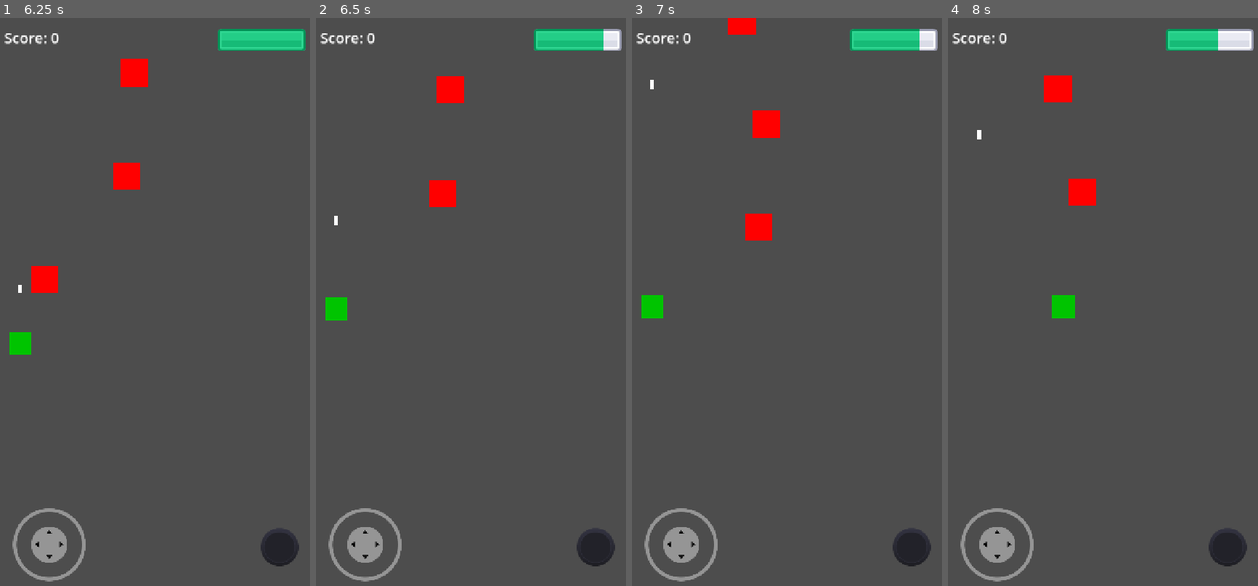
Above: before the commit, frames 1-4 (left to right).
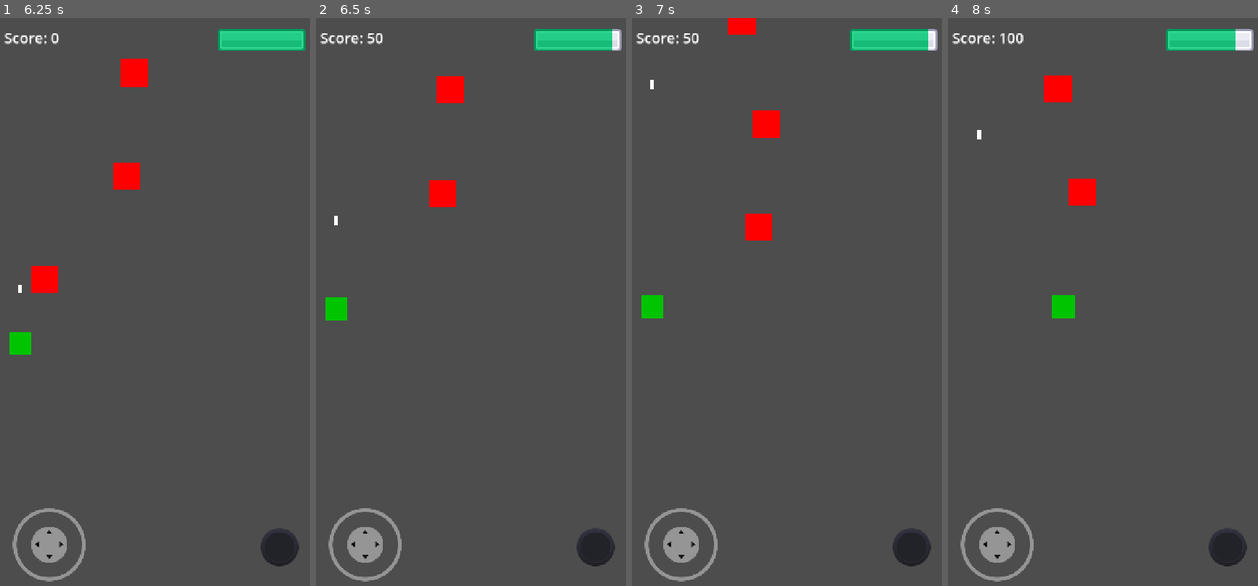
Above: after the commit, the same moments.

Repository: Crystopher/sky_fighters_1945
Game: Godot game, scene res://menu_principale.tscn
The game is run twice, just before and just after one commit, with the same random seed, the same clock (stepped at 60 frames per second) and the same inputs.
Inputs (mouse positions are in pixels of both pictures, inside the frame that each line leads up to):
- Up to frame 1 (6.25 s): click "New Game" at 0.5 s; tap Enter at 1.25 s; move the mouse to (142, 426) at 1.27 s; hold Up (ui_up) 1.28-2 s; tap Space (sparo) every 1.5 s from 1.35 to 5.85 s; click (142, 426) at 1.42 s; drag from (257, 398) to (117, 307) at 2.02 s; move the mouse to (58, 222) at 2.77 s; hold Left (ui_left) 2.78-3.5 s; drag from (173, 307) to (43, 91) at 3.52 s; move the mouse to (108, 165) at 4.27 s; hold Down (ui_down) 4.28-5 s; drag from (229, 279) to (127, 91) at 5.02 s; move the mouse to (93, 336) at 5.77 s; hold Up (ui_up) from 5.78 s (still down); click (93, 336) at 5.92 s
- Up to frame 2 (6.5 s): keep holding Up (ui_up)
- Up to frame 3 (7 s): release Up (ui_up) at 6.5 s; drag from (824, 182) to (650, 222) at 6.52 s
- Up to frame 4 (8 s): move the mouse to (1090, 426) at 7.27 s; hold Right (ui_right) from 7.28 s (still down); tap Space (sparo) at 7.35 s

Frame 1 is identical in both runs. In frame 2, 0.2% of the frame differs, in the area x 16-96%, y 1-6%; in frame 3, 0.2%; in frame 4, 0.3%, in the area x 16-93%, y 1-6%.

Commit message:
added more features

Diff:
--- a/GameManager.gd
+++ b/GameManager.gd
@@ -6,12 +6,6 @@
 
 var current_level = 1
 var current_wave = 0
-
-const LEVEL_1_1 = [
-	{"type": "base", "number": 5, "wait": 1.5},
-	{"type": "enemy_spitfire", "number": 3, "wait": 2.0},
-	{"type": "enemy_strafer", "number": 3, "wait": 1.0},
-]
 
 func reset_level():
 	punteggio_attuale = 0
--- a/assets/characters/player.gd
+++ b/assets/characters/player.gd
@@ -9,6 +9,7 @@
 
 # Aggiungiamo i suoni come nodi pronti all'uso
 @onready var suono_morte = $SuonoMorte
+@onready var suono_colpo = $SuonoColpo
 @onready var collision_shape = $CollisionShape2D
 
 var joystick_node = null
@@ -46,11 +47,12 @@
 
 # Aggiungi questa nuova funzione in giocatore.gd
 func energy_down(number):
-	print("Salute PRIMA del colpo: ", current_energy) # Messaggio di debug
 	current_energy -= number
 
 	# Emettiamo il segnale per aggiornare la UI
 	energy_updated.emit(current_energy, energy_max)
+
+	suono_colpo.play()
 
 	if current_energy <= 0:
 		morire() # Chiamiamo la funzione di morte solo quando la salute è finita
@@ -82,11 +84,11 @@
 
 func _on_area_entered(area: Area2D) -> void:
 	if area.is_in_group("nemici"):
-		# Se un nemico ci tocca, subiamo un danno maggiore
-		energy_down(2)
+		# Se un nemico ci tocca, subiamo il danno definito in punti_impatto
+		energy_down(area.punti_impatto)
 		# Il nemico viene comunque distrutto per evitare danni multipli
 	elif area.is_in_group("enemy_weapons"):
-		# Se un proiettile nemico ci tocca, subiamo danno
-		energy_down(1)
+		# Se un proiettile nemico ci tocca, subiamo danno secondo il valore di punti_arma
+		energy_down(area.punti_arma)
 		# Il proiettile viene distrutto
 		area.queue_free()
--- a/assets/characters/player.tscn
+++ b/assets/characters/player.tscn
@@ -1,8 +1,9 @@
-[gd_scene load_steps=5 format=3 uid="uid://rcxd2yl0s8qt"]
+[gd_scene load_steps=6 format=3 uid="uid://rcxd2yl0s8qt"]
 
 [ext_resource type="Script" uid="uid://c8ea6vawhlr11" path="res://assets/characters/player.gd" id="1_3rtcq"]
 [ext_resource type="PackedScene" uid="uid://ch2g7xbfx36fk" path="res://assets/powerups/railgun.tscn" id="2_owjqt"]
 [ext_resource type="AudioStream" uid="uid://bhjyfmxkm5jm0" path="res://assets/characters/audio/explosion.wav" id="4_33bko"]
+[ext_resource type="AudioStream" uid="uid://c1l510bak2xg8" path="res://assets/characters/audio/hit.wav" id="4_gmphs"]
 
 [sub_resource type="RectangleShape2D" id="RectangleShape2D_rua17"]
 size = Vector2(52, 53)
@@ -28,4 +29,8 @@
 stream = ExtResource("4_33bko")
 volume_db = 3.748
 
+[node name="SuonoColpo" type="AudioStreamPlayer" parent="."]
+stream = ExtResource("4_gmphs")
+volume_db = 5.0
+
 [connection signal="area_entered" from="." to="." method="_on_area_entered"]
--- a/assets/enemies/enemy_base.tscn
+++ b/assets/enemies/enemy_base.tscn
@@ -1,6 +1,6 @@
 [gd_scene load_steps=4 format=3 uid="uid://cve3mrdrtc0r"]
 
-[ext_resource type="Script" uid="uid://rr320ojnnhcd" path="res://assets/enemies/enemy_base.gd" id="1_v3sg5"]
+[ext_resource type="Script" uid="uid://rr320ojnnhcd" path="res://assets/enemies/scripts/enemy_base.gd" id="1_v3sg5"]
 [ext_resource type="AudioStream" uid="uid://4qy42i6ppmfp" path="res://assets/enemies/audio/nemico01_explosion.wav" id="2_1n2ni"]
 
 [sub_resource type="RectangleShape2D" id="RectangleShape2D_1n2ni"]
--- a/assets/enemies/enemy_spitfire.tscn
+++ b/assets/enemies/enemy_spitfire.tscn
@@ -1,12 +1,14 @@
 [gd_scene load_steps=4 format=3 uid="uid://bu1y472gt42i2"]
 
 [ext_resource type="PackedScene" uid="uid://cve3mrdrtc0r" path="res://assets/enemies/enemy_base.tscn" id="1_k1tm5"]
-[ext_resource type="Script" uid="uid://da5c6ku2h4iay" path="res://assets/enemies/enemy_spitfire.gd" id="2_d4ki7"]
+[ext_resource type="Script" uid="uid://da5c6ku2h4iay" path="res://assets/enemies/scripts/enemy_spitfire.gd" id="2_d4ki7"]
 [ext_resource type="PackedScene" uid="uid://c4vdky4kiiti4" path="res://assets/enemies/weapons/railgun.tscn" id="3_e6qaj"]
 
 [node name="Enemy_Spitfire" instance=ExtResource("1_k1tm5")]
 script = ExtResource("2_d4ki7")
 weapon_scene = ExtResource("3_e6qaj")
+punti_nemico = 60
+salute_massima = 4
 
 [node name="ColorRect" parent="." index="0"]
 color = Color(0.351325, 0.481728, 1, 1)
--- a/assets/enemies/enemy_strafer.tscn
+++ b/assets/enemies/enemy_strafer.tscn
@@ -1,12 +1,15 @@
 [gd_scene load_steps=4 format=3 uid="uid://b71kntjj50abx"]
 
 [ext_resource type="PackedScene" uid="uid://cve3mrdrtc0r" path="res://assets/enemies/enemy_base.tscn" id="1_n08xd"]
-[ext_resource type="Script" uid="uid://cknqw4rrxq5a2" path="res://assets/enemies/enemy_strafer.gd" id="2_vlro5"]
+[ext_resource type="Script" uid="uid://cknqw4rrxq5a2" path="res://assets/enemies/scripts/enemy_strafer.gd" id="2_vlro5"]
 [ext_resource type="PackedScene" uid="uid://cmm4onbmecos2" path="res://assets/enemies/weapons/three_globular.tscn" id="3_qdycw"]
 
 [node name="Enemy_Strafer" instance=ExtResource("1_n08xd")]
 script = ExtResource("2_vlro5")
 weapon_scene = ExtResource("3_qdycw")
+punti_nemico = 80
+punti_impatto = 2
+salute_massima = 5
 
 [node name="SpawnTimer" type="Timer" parent="." index="3"]
 autostart = true
--- a/assets/enemies/enemy_base.gd
+++ b/assets/enemies/scripts/enemy_base.gd
@@ -1,8 +1,20 @@
 extends Area2D
 
 var velocita = 150.0
+@export var punti_nemico = 50
+@export var punti_impatto = 1
+@export var salute_massima = 1
+var salute_attuale
 
 signal enemy_destroyed
+
+func subire_danno(quantita):
+	salute_attuale -= quantita
+	if salute_attuale <= 0:
+		explode() # Il nemico muore solo quando la salute è finita
+
+func _ready() -> void:
+	salute_attuale = salute_massima
 
 func _process(delta):
 	# Muovi il nemico verso il basso (l'asse Y positivo)
@@ -11,17 +23,18 @@
 	# Se il nemico esce dal bordo inferiore, distruggilo
 	var screen_height = get_viewport_rect().size.y
 	if position.y > screen_height + 50: # +50 è un margine di sicurezza
-		destroying()
+		explode()
 
 func _on_area_entered(area: Area2D) -> void:
 	if area.is_in_group("proiettili_giocatore"):
-		GameManager.aggiungi_punti(100)
+		subire_danno(1)
 		area.queue_free()
-
-	explode()
+	elif area.is_in_group("giocatore"):
+		explode()
 
 func explode():
-	print("Enemy is destroiyng....")
+	GameManager.aggiungi_punti(punti_nemico)
+	# the enemy starts to be destroyed
 	set_process(false)
 	$CollisionShape2D.set_deferred("disabled", true)
 	$ColorRect.hide()
@@ -30,6 +43,6 @@
 	destroying()
 
 func destroying():
-	print("Enemy Destroyed")
+	# The enemy is destroyed here
 	enemy_destroyed.emit() # Annuncia al mondo che stiamo per morire
 	queue_free()
--- a/assets/enemies/enemy_spitfire.gd
+++ b/assets/enemies/scripts/enemy_spitfire.gd
@@ -1,4 +1,4 @@
-extends "res://assets/enemies/enemy_base.gd"
+extends "res://assets/enemies/scripts/enemy_base.gd"
 
 # Carichiamo la scena del proiettile che questo nemico userà
 @export var weapon_scene: PackedScene
--- a/assets/enemies/enemy_strafer.gd
+++ b/assets/enemies/scripts/enemy_strafer.gd
@@ -1,4 +1,4 @@
-extends "res://assets/enemies/enemy_base.gd"
+extends "res://assets/enemies/scripts/enemy_base.gd"
 
 # Definiamo i possibili "stati mentali" del nostro nemico
 enum State { SCENDE, DESTRA_SINISTRA }
@@ -16,6 +16,7 @@
 	# Vogliamo che sia nella parte alta dello schermo
 	var screen_height = get_viewport_rect().size.y
 	y_bersaglio_strafe = randf_range(screen_height * 0.15, screen_height * 0.4)
+	super()
 
 # Carichiamo la scena del proiettile che questo nemico userà
 @export var weapon_scene: PackedScene
--- a/assets/enemies/weapons/railgun.tscn
+++ b/assets/enemies/weapons/railgun.tscn
@@ -1,6 +1,7 @@
-[gd_scene load_steps=3 format=3 uid="uid://c4vdky4kiiti4"]
+[gd_scene load_steps=4 format=3 uid="uid://c4vdky4kiiti4"]
 
-[ext_resource type="Script" uid="uid://c20bcq4ta3tk3" path="res://assets/enemies/weapons/railgun.gd" id="1_y7pjd"]
+[ext_resource type="Script" uid="uid://c20bcq4ta3tk3" path="res://assets/enemies/weapons/scripts/railgun.gd" id="1_y7pjd"]
+[ext_resource type="AudioStream" uid="uid://dg24roeupn1jn" path="res://assets/enemies/weapons/audio/railgun_fire.wav" id="2_avht4"]
 
 [sub_resource type="RectangleShape2D" id="RectangleShape2D_kjb7g"]
 size = Vector2(10, 20)
@@ -8,6 +9,7 @@
 [node name="Railgun" type="Area2D" groups=["enemy_weapons"]]
 collision_layer = 8
 script = ExtResource("1_y7pjd")
+velocita = 550.0
 
 [node name="ColorRect" type="ColorRect" parent="."]
 offset_right = 10.0
@@ -18,4 +20,7 @@
 position = Vector2(5, 10)
 shape = SubResource("RectangleShape2D_kjb7g")
 
+[node name="SuonoSparo" type="AudioStreamPlayer" parent="."]
+stream = ExtResource("2_avht4")
+
 [connection signal="body_entered" from="." to="." method="_on_body_entered"]
--- a/assets/enemies/weapons/railgun.gd
+++ b/assets/enemies/weapons/scripts/railgun.gd
@@ -1,5 +1,9 @@
-extends Area2D
-var velocita = 400.0
+extends "res://assets/enemies/weapons/scripts/weapon_base.gd"
+
+@onready var suono_colpo = $SuonoSparo
+
+func _ready() -> void:
+	suono_colpo.play()
 
 func _process(delta):
 	# Muovi il proiettile verso il basso (Y positivo)
--- a/assets/enemies/weapons/three_globular.gd
+++ b/assets/enemies/weapons/scripts/three_globular.gd
@@ -1,7 +1,10 @@
-extends Area2D
+extends "res://assets/enemies/weapons/scripts/weapon_base.gd"
 
-var velocita = 400.0
 var direzione = Vector2.DOWN
+@onready var suono_colpo = $SuonoSparo
+
+func _ready() -> void:
+	suono_colpo.play()
 
 func _process(delta):
 	# Muoviamo il proiettile usando il vettore direzione.
--- /dev/null
+++ b/assets/enemies/weapons/scripts/weapon_base.gd
@@ -0,0 +1,4 @@
+extends Area2D
+
+@export var punti_arma = 1
+@export var velocita = 400.0
--- a/assets/enemies/weapons/three_globular.tscn
+++ b/assets/enemies/weapons/three_globular.tscn
@@ -1,6 +1,7 @@
-[gd_scene load_steps=3 format=3 uid="uid://cmm4onbmecos2"]
+[gd_scene load_steps=4 format=3 uid="uid://cmm4onbmecos2"]
 
-[ext_resource type="Script" uid="uid://bmdpuru0o8qvu" path="res://assets/enemies/weapons/three_globular.gd" id="1_mh6b5"]
+[ext_resource type="Script" uid="uid://bmdpuru0o8qvu" path="res://assets/enemies/weapons/scripts/three_globular.gd" id="1_mh6b5"]
+[ext_resource type="AudioStream" uid="uid://btom1oaa6l8yb" path="res://assets/enemies/weapons/audio/globular_fire.wav" id="2_gxi6m"]
 
 [sub_resource type="CircleShape2D" id="CircleShape2D_mh6b5"]
 radius = 12.0
@@ -19,4 +20,7 @@
 position = Vector2(10, 10)
 shape = SubResource("CircleShape2D_mh6b5")
 
+[node name="SuonoSparo" type="AudioStreamPlayer" parent="."]
+stream = ExtResource("2_gxi6m")
+
 [connection signal="body_entered" from="." to="." method="_on_body_entered"]
--- a/levels/spawner_1-1.gd
+++ b/levels/spawner_1-1.gd
@@ -8,39 +8,58 @@
 var enemies_remains = 0
 var wave_in_live = false
 
+const LEVEL_ENEMIES = [
+	[
+		{"type": "base", "number": 5, "wait": 1.5}
+	],
+	[
+		{"type": "base", "number": 3, "wait": 1.5},
+		{"type": "enemy_spitfire", "number": 3, "wait": 2.0}
+	],
+	[
+		{"type": "enemy_spitfire", "number": 2, "wait": 2.0},
+		{"type": "base", "number": 2, "wait": 1.5},
+		{"type": "enemy_strafer", "number": 1, "wait": 1.0}
+	]
+]
+
 func _ready():
 	# Inizia la prima ondata all'avvio
 	start_next_wave()
 
 func start_next_wave():
-	if GameManager.current_wave >= GameManager.LEVEL_1_1.size():
+	if GameManager.current_wave >= LEVEL_ENEMIES.size():
 		print("LEVEL COMPLETE!")
 		return # Abbiamo finito le ondate
 
 	wave_in_live = true
-	var wave_data = GameManager.LEVEL_1_1[GameManager.current_wave]
+	var wave_data = LEVEL_ENEMIES[GameManager.current_wave]
 
-	enemies_remains = wave_data["number"]
+	# Get totale of enemies
+	for enemy_data in wave_data:
+		enemies_remains += enemy_data["number"]
 
-	var enemy_type = wave_data["type"]
-	var enemy_wait = wave_data["wait"]
+	for enemy_data in wave_data:
+		var enemies_number = enemy_data["number"]
+		var enemy_type = enemy_data["type"]
+		var enemy_wait = enemy_data["wait"]
 
-	var scene_to_spawn
-	if enemy_type == "base":
-		scene_to_spawn = base_enemy_scene
-	elif enemy_type == "enemy_spitfire":
-		scene_to_spawn = spitfire_enemy_scene
-	elif enemy_type == "enemy_strafer":
-		scene_to_spawn = strafer_enemy_scene
+		var scene_to_spawn
+		if enemy_type == "base":
+			scene_to_spawn = base_enemy_scene
+		elif enemy_type == "enemy_spitfire":
+			scene_to_spawn = spitfire_enemy_scene
+		elif enemy_type == "enemy_strafer":
+			scene_to_spawn = strafer_enemy_scene
 
-	# Usiamo un timer per spawnare i nemici in sequenza
-	var spawn_timer = get_tree().create_timer(enemy_wait)
-	var counter = 0
-	while counter < enemies_remains:
-		await spawn_timer.timeout
-		enemy_spawn(scene_to_spawn)
-		counter += 1
-		spawn_timer = get_tree().create_timer(enemy_wait)
+		# Usiamo un timer per spawnare i nemici in sequenza
+		var spawn_timer = get_tree().create_timer(enemy_wait)
+		var counter = 0
+		while counter < enemies_number:
+			await spawn_timer.timeout
+			enemy_spawn(scene_to_spawn)
+			counter += 1
+			spawn_timer = get_tree().create_timer(enemy_wait)
 
 func enemy_spawn(scene_to_spawn):
 	if not scene_to_spawn: return
Not shown, added: assets/characters/audio/hit.wav.import
Renamed: assets/enemies/enemy_base.gd.uid -> assets/enemies/scripts/enemy_base.gd.uid
Renamed: assets/enemies/enemy_spitfire.gd.uid -> assets/enemies/scripts/enemy_spitfire.gd.uid
Renamed: assets/enemies/enemy_strafer.gd.uid -> assets/enemies/scripts/enemy_strafer.gd.uid
Not shown, added: assets/enemies/weapons/audio/globular_fire.wav.import
Not shown, added: assets/enemies/weapons/audio/railgun_fire.wav.import
Renamed: assets/enemies/weapons/railgun.gd.uid -> assets/enemies/weapons/scripts/railgun.gd.uid
Renamed: assets/enemies/weapons/three_globular.gd.uid -> assets/enemies/weapons/scripts/three_globular.gd.uid
Not shown, added: assets/enemies/weapons/scripts/weapon_base.gd.uid
Not shown, added: assets/characters/audio/hit.wav
Not shown, added: assets/enemies/weapons/audio/globular_fire.wav
Not shown, added: assets/enemies/weapons/audio/railgun_fire.wav
